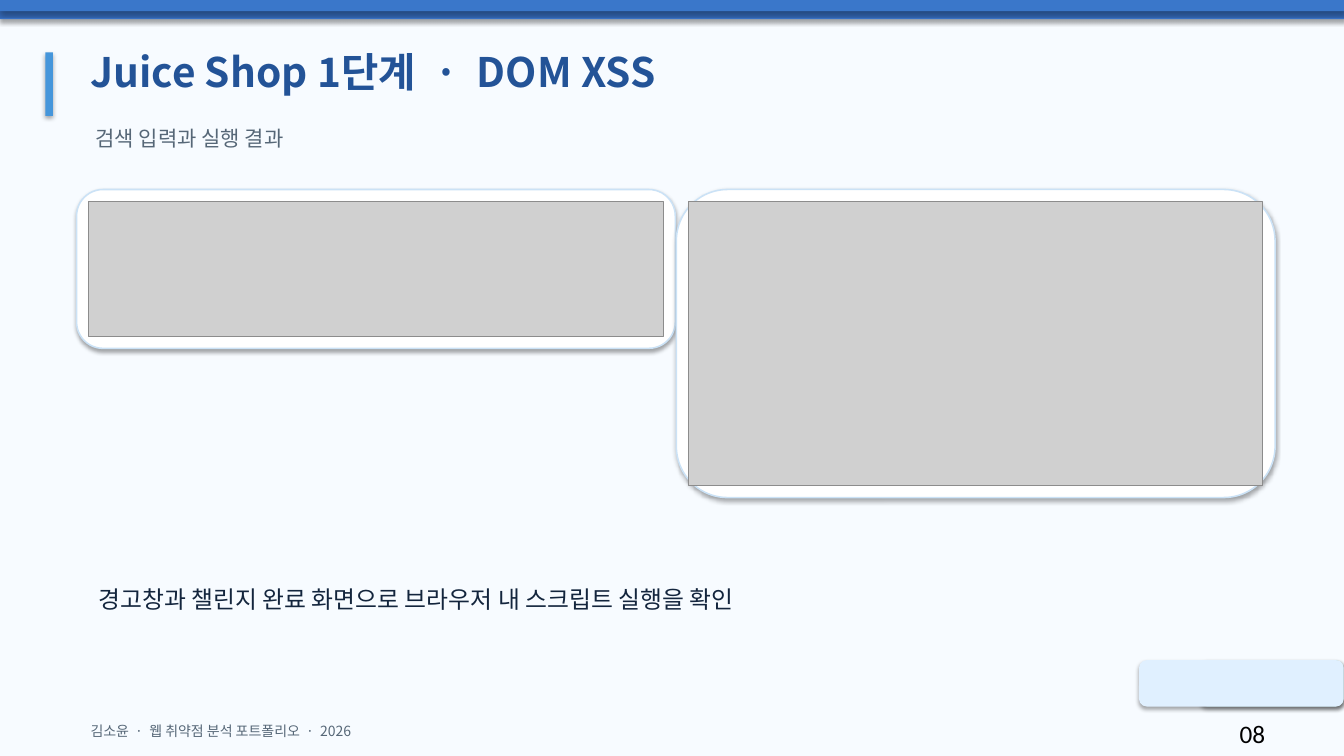
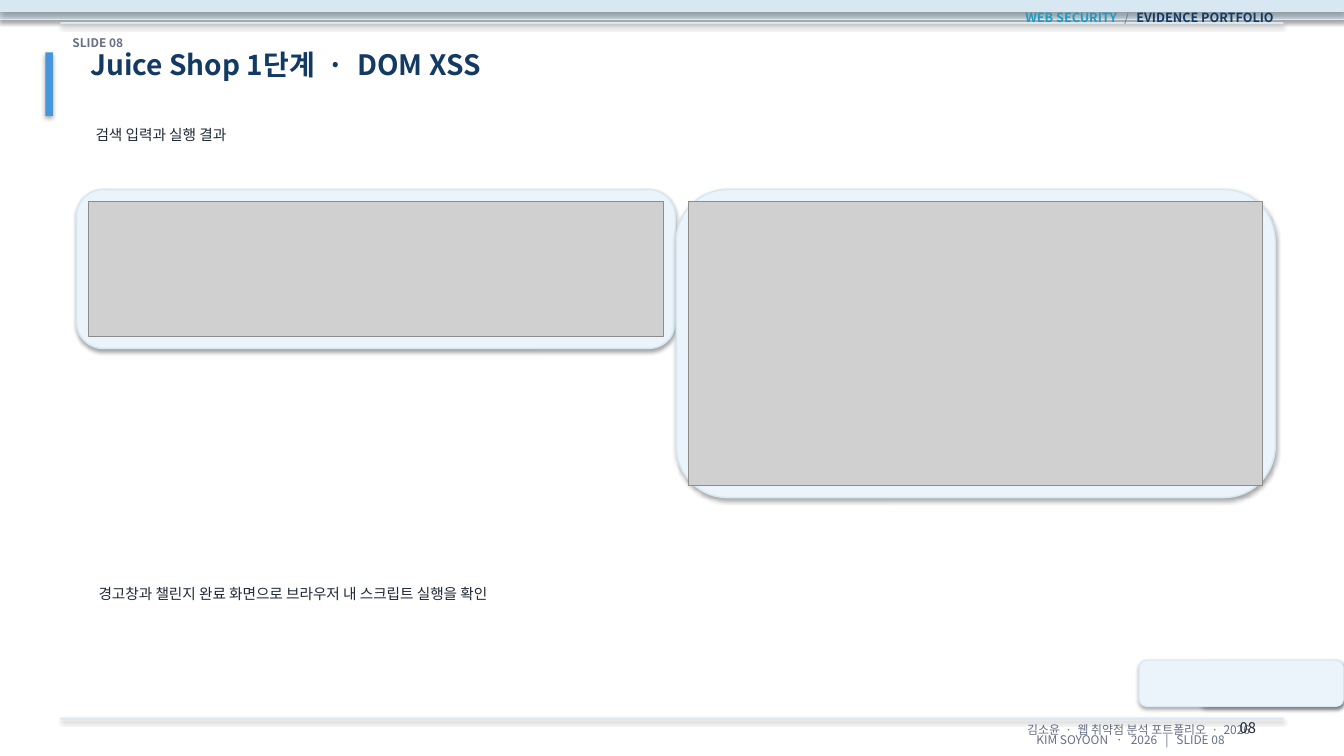
Before and after one commit to Soyoon0608/about-me-site, a slide deck: slide 8 of documents/김소윤_웹취약점분석_포트폴리오.pptx. Drawn at 1344x756 pixels with LibreOffice and Linux fonts; fonts in the diff are those of the drawing; grey boxes stand for pictures. Boxes give left, top, right and bottom in pixels: in the first picture for what was removed or moved away, otherwise in the second. Text is boxed around its words. In the diff, an @@ line names an element or a change of style, - is before the commit and + after.

```diff
--- a/documents/김소윤_웹취약점분석_포트폴리오.pptx
+++ b/documents/김소윤_웹취약점분석_포트폴리오.pptx
@@ background #F7FBFF to #FFFFFF @@
@@ rectangle at box(0, 0, 1344, 19): fill #3870C3 to #D8E8F2; outline none to #D8E8F2 0.75 pt @@
@@ rectangle at box(0, 0, 1344, 11): fill #3A77CA to #D8E8F2; outline none to #D8E8F2 0.75 pt @@
@@ rectangle added at box(60, 22, 1284, 24), fill #D8E8F2 @@
@@ text added at box(1025, 9, 1273, 26), 9 pt, text #123A63, bold @@
+WEB SECURITY / EVIDENCE PORTFOLIO
@@ text added at box(72, 38, 123, 47), 8.5 pt, text #667085, bold @@
+SLIDE 08
@@ text "Juice Shop 1단계 · DOM ..." at box(91, 51, 481, 81): size 29 to 20 pt, text colour #235397 to #123A63 @@
@@ text "검색 입력과 실행 결과" at box(96, 128, 226, 141): size 15 to 10.5 pt, text colour #566777 to #1F2937 @@
@@ rounded rectangle at box(77, 190, 676, 349): fill #FFFFFF to #EAF4FA; outline #CBE2F6 1.1 pt to #D8E8F2 1.1 pt @@
@@ rounded rectangle at box(677, 190, 1275, 498): fill #FFFFFF to #EAF4FA; outline #CBE2F6 1.1 pt to #D8E8F2 1.1 pt @@
@@ text "경고창과 챌린지 완료 화면으로 브라우저 ..." at box(99, 587, 487, 600): size 17 to 10.5 pt, text colour #13253D to #1F2937 @@
@@ rounded rectangle at box(1139, 660, 1344, 707): fill #E0F0FF to #EAF4FA; outline none to #D8E8F2 0.75 pt @@
@@ rectangle added at box(60, 718, 1284, 720), fill #D8E8F2 @@
@@ text "김소윤 · 웹 취약점 분석 ..." at box(1027, 722, 1250, 738): size 10 to 8.5 pt, text colour #566777 to #667085; alignment left to right @@
@@ text "08" at box(1240, 722, 1256, 734): size 18 to 10.5 pt, font Calibri to Noto Sans CJK KR, text colour #000000 to #1F2937 @@
@@ text added at box(1036, 732, 1224, 744), 8.5 pt, text #667085 @@
+KIM SOYOON · 2026 | SLIDE 08
```
Also in this commit, not shown: 15 other slides changed, 1 other file.
